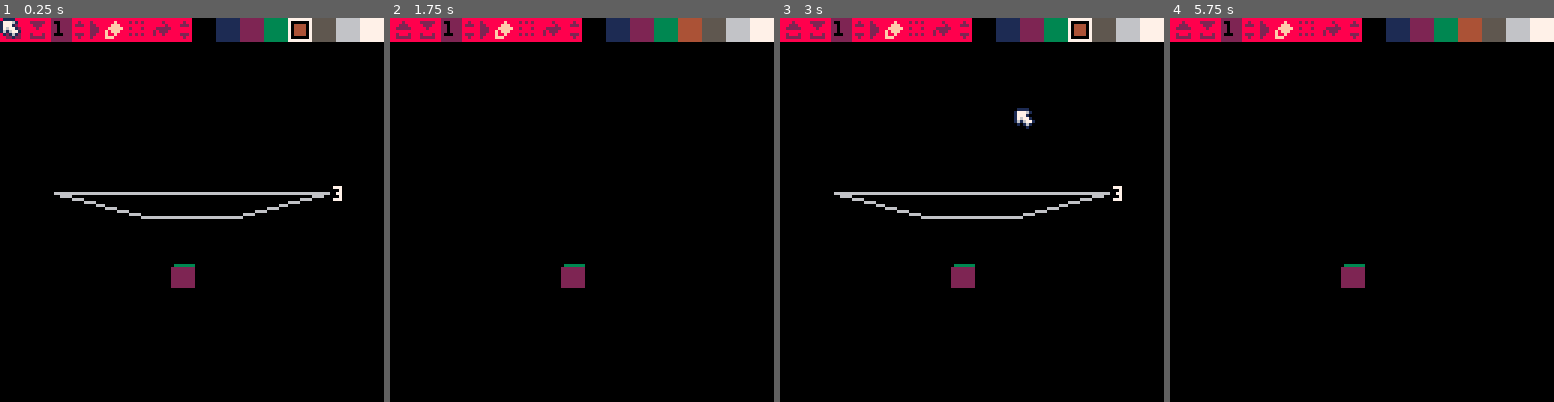
Above: before the commit, frames 1-4 (left to right).
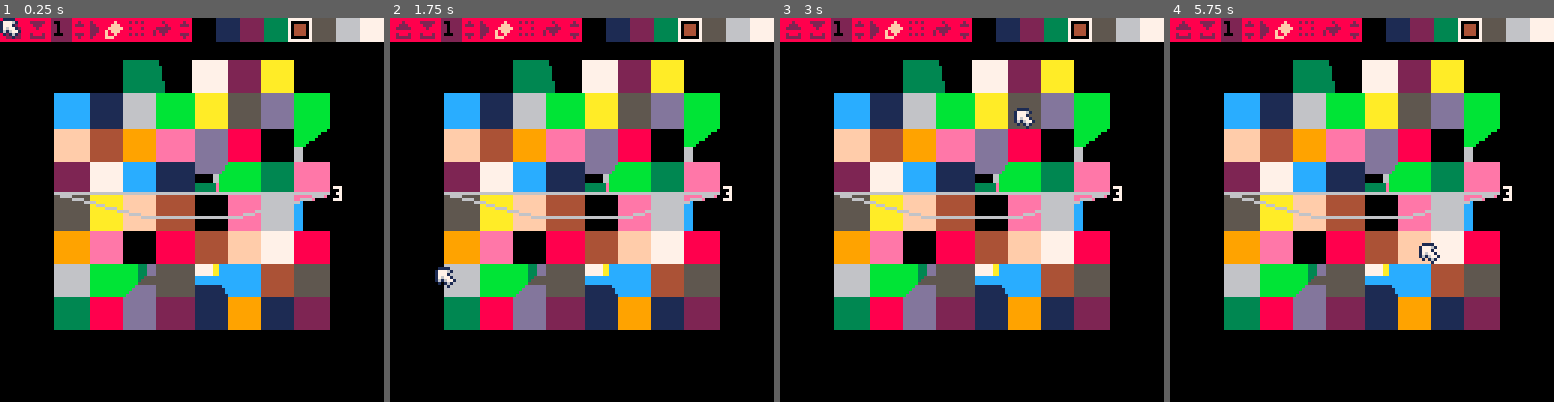
Above: after the commit, the same moments.

Repository: freds72/daggers
Game: PICO-8 cartridge carts/editor.p8
Two runs of this game, one before a commit and one after it. Both use one fixed random seed, a clock stepped at 60 frames per second and the inputs below.
Inputs (mouse positions are in pixels of both pictures, inside the frame that each line leads up to):
- Up to frame 1 (0.25 s): no input
- Up to frame 2 (1.75 s): click (670, 121) at 0.67 s; tap O (Z key) at 0.7, 1.7 s; click (436, 267) at 1.22 s; hold Right from 1.6 s (still down)
- Up to frame 3 (3 s): click (887, 114) at 1.77 s; release Right at 2.1 s; tap O (Z key) at 2.1, 2.5, 2.9 s; hold Up 2.15-2.42 s; click (952, 259) at 2.32 s; hold Right from 2.47 s (still down); click (1014, 106) at 2.87 s
- Up to frame 4 (5.75 s): release Right at 3.03 s; hold Left 3.08-3.58 s; tap O (Z key) every 0.4 s from 3.3 to 5.7 s; click (1465, 256) at 3.42 s; hold Down 3.63-3.97 s; click (1231, 102) at 3.97 s; hold Right 4.02-4.68 s; click (1292, 248) at 4.52 s; hold Up 4.73-5.03 s; click (1354, 94) at 5.07 s; hold Left 5.08-5.68 s; click (1419, 244) at 5.62 s; hold Down from 5.73 s (still down)

The runs differ from the first frame. In frame 1, 43% of the frame differs, in the area x 14-86%, y 10-82%; in frame 2, 45%, in the area x 11-90%, y 0-82%; in frame 3, 43%; in frame 4, 45%.

Commit message:
collect+draw (wip) saved 6 cpu pts

Diff:
--- a/carts/voxel_editor.lua
+++ b/carts/voxel_editor.lua
@@ -82,7 +82,7 @@
             local adj_idx=adj[1]>>16|adj[2]>>8|adj[3]
             -- outside: draw faces
             -- or not next to block
-            if adj_i<0 or adj_i>=255 or (not _grid[adj_idx]) then
+            if adj_i<0 or adj_i>=8 or (not _grid[adj_idx]) then
                 local outcode,clipcode=0xffff,0
                 for i=1,4 do
                     local vert=side[i]
@@ -286,7 +286,7 @@
     end
 end
 
-function draw_grid(cam)
+function collect_blocks(cam,visible_blocks)
     local fwd=cam.fwd
     local majord,majori=-32000,1
     for i=1,3 do
@@ -317,9 +317,7 @@
         extents[i]={lo=max(cam.lookat[i]\1-4),hi=max(7,cam.lookat[i]\1+3)}
     end
 
-    local cache={}
     local cam_minor,cam_last=cam.pos[minori]\1,cam.pos[lasti]\1
-    local visible_blocks={}
 
     local last0,last1=extents[lasti].lo,extents[lasti].hi
     local last_fix=cam_last
@@ -336,6 +334,7 @@
             local idx=idx|last>>>last_shift
             local id=_grid[idx] or _sprite_grid[idx]
             if id then
+                add(visible_blocks,id)
                 add(visible_blocks,face_mask|(0x01.0101&last_mask))
                 add(visible_blocks,idx)
             end
@@ -345,6 +344,7 @@
             local idx=idx|last>>>last_shift
             local id=_grid[idx] or _sprite_grid[idx]
             if id then
+                add(visible_blocks,id)
                 add(visible_blocks,face_mask|(0x02.0202&last_mask))
                 add(visible_blocks,idx)
             end
@@ -353,6 +353,7 @@
             local idx=idx|lastc>>>last_shift
             local id=_grid[idx] or _sprite_grid[idx]
             if id then
+                add(visible_blocks,id)
                 add(visible_blocks,face_mask)
                 add(visible_blocks,idx)
             end
@@ -405,12 +406,83 @@
     if major_fix then
         draw_minor(0,majorc>>>major_shift)
     end
+end
+
+function draw_grid(cam)
+    local visible_blocks={}
+    local m,fov=cam.m,cam.fov
+
+    -- viz blocks
+    collect_blocks(cam,visible_blocks)
+
+    local masks={0x0.00ff,0x0.ff,0xff}
+    local grid=_grid
+    local m1,m5,m9,m13,m2,m6,m10,m14,m3,m7,m11,m15=m[1],m[5],m[9],m[13],m[2],m[6],m[10],m[14],m[3],m[7],m[11],m[15]
+    local cache,verts,faces={},{},cube.faces
 
     -- render in order
-    for i=1,#visible_blocks,2 do
-        local idx=visible_blocks[i+1]
+    for i=1,#visible_blocks,3 do
+        local id,current_mask,idx=visible_blocks[i],visible_blocks[i+1],visible_blocks[i+2]
+        -- convert to coord offsets
+        local ox,oy,oz=(idx&0x0.00ff)<<16,(idx&0x0.ff)<<8,idx\1
         -- printh("mask: "..tostr(visible_blocks[i],1).." idx: "..tostr(idx,1))
-        draw_block(cam,{(idx&0x0.00ff)<<16,(idx&0x0.ff)<<8,idx\1},cache,visible_blocks[i])
+        if id<16 then
+            -- solid block
+            local adj={ox,oy,oz}
+            for maski,mask in pairs(masks) do
+                --
+                local side=faces[current_mask&mask]
+                if side then
+                    --local col=colors[maski][k]
+                    -- check adjacent blocks
+                    -- todo: create a complement index base on face mask
+                    local backup=adj[maski]
+                    local adj_i=adj[maski]+side.k
+                    adj[maski]=adj_i
+                    local adj_idx=adj[1]>>16|adj[2]>>8|adj[3]
+                    adj[maski]=backup
+                    -- outside: draw faces
+                    -- or not next to block
+                    if adj_i<0 or adj_i>=8 or (not grid[adj_idx]) then
+                        local outcode,clipcode=0xffff,0
+                        for i=1,4 do
+                            local vert=side[i]
+                            local idx=idx+vert.idx
+                            local v=cache[idx]
+                            if not v then
+                                local x,y,z,code=vert[1]+ox,vert[2]+oy,vert[3]+oz,0
+                                --x=mid(x,extents[1].lo,extents[1].hi)
+                                --y=mid(y,extents[2].lo,extents[2].hi)
+                                --z=mid(z,extents[3].lo,extents[3].hi)
+                                local ax,ay,az=m1*x+m5*y+m9*z+m13,m2*x+m6*y+m10*z+m14,m3*x+m7*y+m11*z+m15
+
+                                if az>-0.1 then code=2 end
+                                if fov*ax>-az then code+=4
+                                elseif fov*ax<az then code+=8 end
+                                if fov*ay>-az then code+=16
+                                elseif fov*ay<az then code+=32 end
+                                local w=fov/az
+                                v={ax,ay,az,x=64+64*ax*w,y=70-64*ay*w,outcode=code}
+                                cache[idx]=v
+                            end
+                            verts[i]=v
+                            outcode&=v.outcode
+                            clipcode+=v.outcode&2
+                        end
+                        --polyline(verts,4,maski+k+1)
+                        -- polyfill(verts,4,maski+k+1)
+                        if outcode==0 then
+                            local np=4
+                            if(clipcode>0) verts,np=cam:z_poly_clip(verts,4)
+                            if(np>2) polyfill(verts,np,i+1)
+                        end
+                    end
+                end
+            end
+        else
+            -- sprite
+            --draw_sprite(cam,o,id)
+        end
     end
 end
 
@@ -738,7 +810,6 @@
 
     -- demo voxels
     srand(42)
-    --[[
     for i=0,4*_grid_size-1 do
         for j=0,4*_grid_size-1 do
             for k=0,7 do
@@ -746,8 +817,7 @@
             end
         end
     end
-    ]]
-    _grid[4>>16|4>>8|0]=11
+    --_grid[4>>16|4>>8|0]=11
 
     -- init keys for cube points
     for i=1,#cube do
